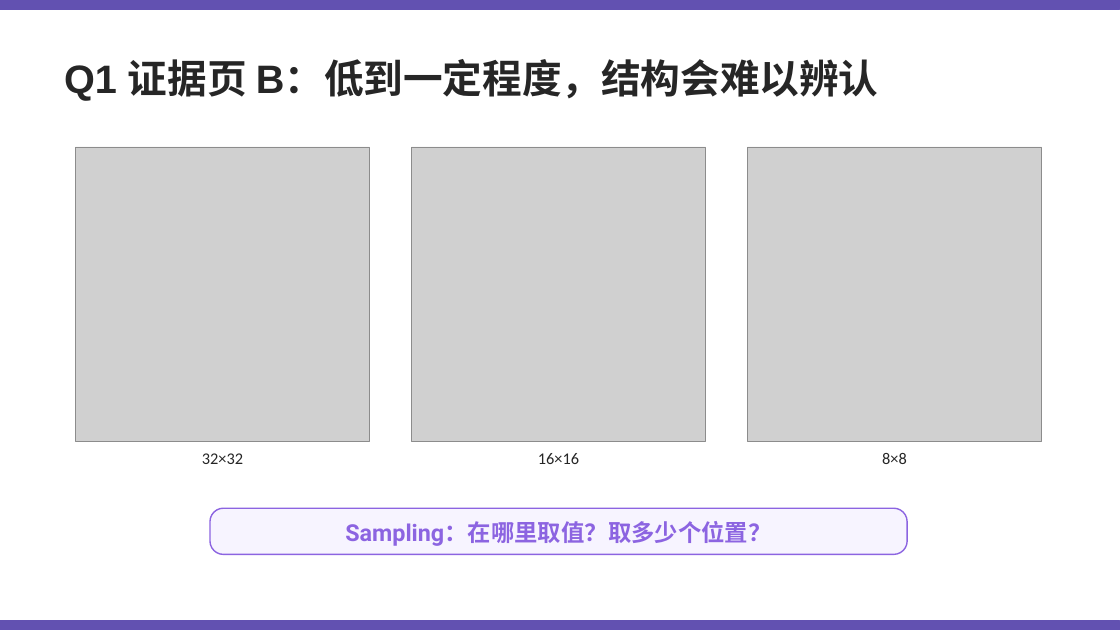
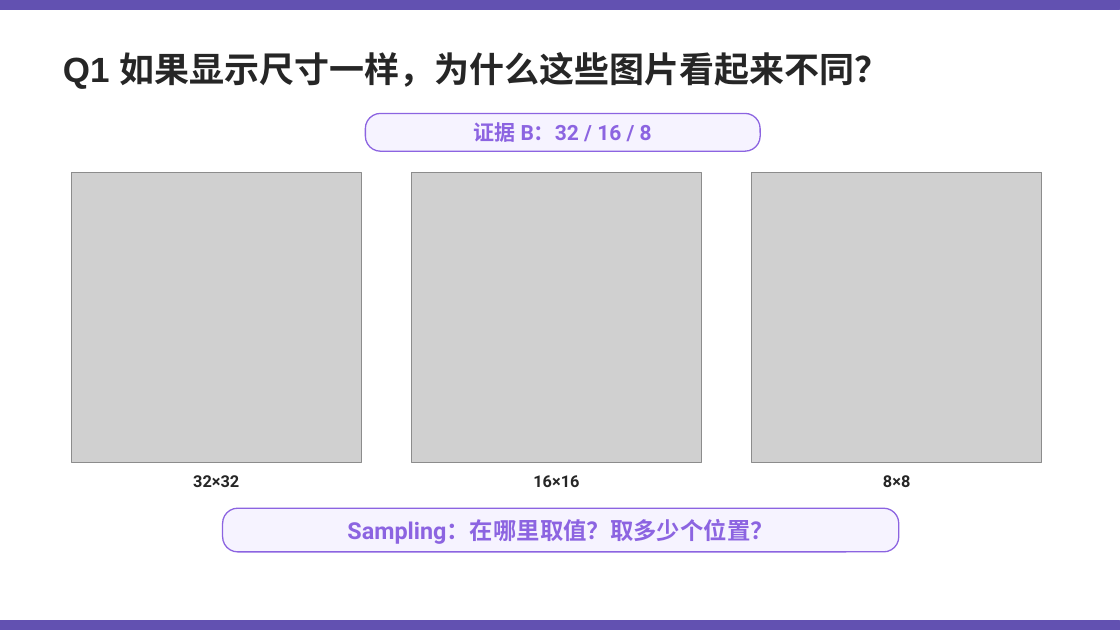
Before and after one commit to Kunonepeng/shtick, a slide deck: slide 5 of 1-2-encoding/1-2-3-image-encoding/image-encoding-v1.pptx. Drawn at 1120x630 pixels with LibreOffice and Linux fonts; fonts in the diff are those of the drawing; grey boxes stand for pictures. Boxes give left, top, right and bottom in pixels: in the first picture for what was removed or moved away, otherwise in the second. Text is boxed around its words. In the diff, an @@ line names an element or a change of style, - is before the commit and + after.

```diff
--- a/1-2-encoding/1-2-3-image-encoding/image-encoding-v1.pptx
+++ b/1-2-encoding/1-2-3-image-encoding/image-encoding-v1.pptx
@@ text at box(63, 52, 889, 89): text changed; size 34 to 30 pt @@
-Q1 证据页 B：低到一定程度，结构会难以辨认
+Q1 如果显示尺寸一样，为什么这些图片看起来不同？
@@ rounded rectangle added at box(365, 113, 760, 151), fill #F6F3FF, outline #8C64E1 1.1 pt @@
@@ text added at box(474, 122, 652, 142), 18 pt, text #8C64E1, bold @@
+证据 B：32 / 16 / 8
@@ picture: place and size @@
-picture at box(76, 147, 370, 441)
+picture at box(71, 172, 361, 462)
@@ picture: place and size @@
-picture at box(412, 147, 706, 441)
+picture at box(412, 172, 702, 462)
@@ picture: place and size @@
-picture at box(748, 147, 1042, 441)
+picture at box(752, 172, 1042, 462)
@@ font Calibri to Roboto, bold on in 3 elements at box(533, 475, 579, 487), box(883, 475, 910, 487), box(193, 475, 239, 487) @@
@@ text "32×32": place and size @@
-text "32×32" at box(202, 453, 243, 464)
+text "32×32" at box(193, 475, 239, 487)
@@ text "16×16": place and size @@
-text "16×16" at box(538, 453, 579, 464)
+text "16×16" at box(533, 475, 579, 487)
@@ text "8×8": place and size @@
-text "8×8" at box(882, 453, 907, 464)
+text "8×8" at box(883, 475, 910, 487)
@@ rounded rectangle: place and size @@
-rounded rectangle at box(210, 508, 907, 555)
+rounded rectangle at box(223, 508, 899, 552)
@@ rounded rectangle at box(223, 508, 899, 552): fill #F7F4FF to #F6F3FF; outline #8C64E1 1.2 pt to #8C64E1 1.1 pt; proportions changed @@
```
Also in this commit, not shown: 20 other slides changed, 3 slides added, 3 slides removed, 7 other files.
